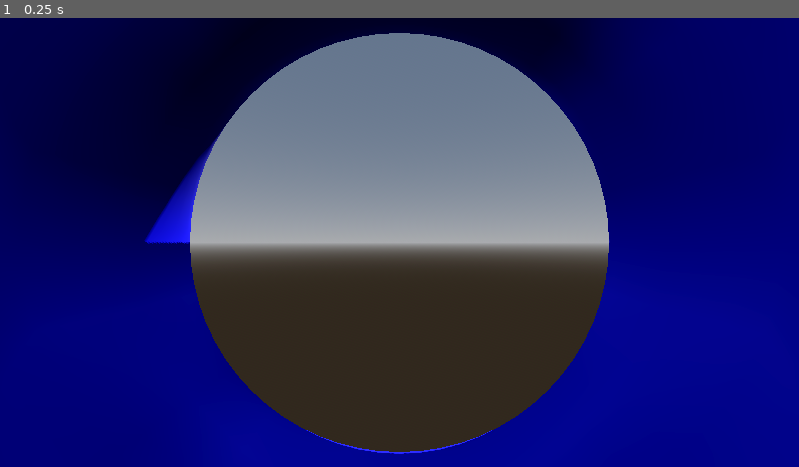
Above: before the commit, frame 1.
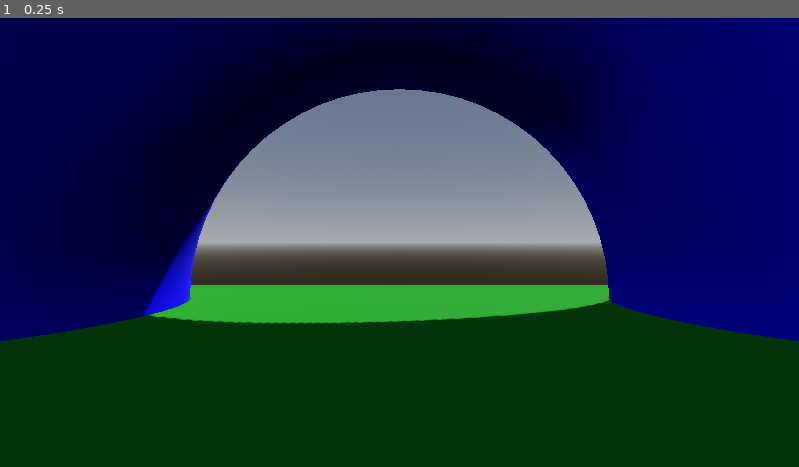
Above: after the commit, the same moment.

Repository: CCranney/flying-bicycle-sim
Game: Godot game, scene res://main.tscn
The game is run twice, just before and just after one commit, with the same random seed, the same clock (stepped at 60 frames per second) and the same inputs.
Inputs:
- Up to frame 1 (0.25 s): no input

The runs differ from the first frame. In frame 1, 51% of the frame differs, in the area x 0-100%, y 0-100%.

Commit message:
apple vision pro enabled, locomotion implemented

Diff:
--- a/main.tscn
+++ b/main.tscn
@@ -2,6 +2,7 @@
 
 [ext_resource type="PackedScene" uid="uid://uhmrkr05844h" path="res://player.tscn" id="1_0xm2m"]
 [ext_resource type="Script" uid="uid://6xcmq4r5fy6r" path="res://xr_interface_loading_script.gd" id="1_ig7tw"]
+[ext_resource type="Script" uid="uid://dr36r4bywb2uk" path="res://perpetual_floor_collision.gd" id="3_h2yge"]
 
 [sub_resource type="ProceduralSkyMaterial" id="ProceduralSkyMaterial_7dm0k"]
 sky_horizon_color = Color(0.66224277, 0.6717428, 0.6867428, 1)
@@ -30,9 +31,13 @@
 inner_radius = 5.0
 outer_radius = 10.0
 
+[sub_resource type="CylinderShape3D" id="CylinderShape3D_0xm2m"]
+height = 0.1
+
 [node name="Main" type="Node3D" unique_id=1460361595]
 
-[node name="Player" parent="." unique_id=469713499 instance=ExtResource("1_0xm2m")]
+[node name="XRInterfaceLoadingScript" type="Node" parent="." unique_id=160883176]
+script = ExtResource("1_ig7tw")
 
 [node name="WorldEnvironment" type="WorldEnvironment" parent="." unique_id=596101526]
 environment = SubResource("Environment_0xm2m")
@@ -41,12 +46,21 @@
 transform = Transform3D(-0.8660254, -0.43301278, 0.25, 0, 0.49999997, 0.86602545, -0.50000006, 0.75, -0.43301266, 0, 0, 0)
 shadow_enabled = true
 
-[node name="StartingPad" type="MeshInstance3D" parent="." unique_id=1062571703]
+[node name="Player" parent="." unique_id=469713499 instance=ExtResource("1_0xm2m")]
+
+[node name="StartingPlatform" type="Node3D" parent="." unique_id=1773688605]
+transform = Transform3D(1, 0, 0, 0, 1, 0, 0, 0, 1, 0, -1.5, 0)
+
+[node name="StartingPad" type="MeshInstance3D" parent="StartingPlatform" unique_id=1062571703]
 mesh = SubResource("PlaneMesh_ig7tw")
 
-[node name="MeshInstance3D" type="MeshInstance3D" parent="." unique_id=1210650520]
+[node name="EntranceGate" type="MeshInstance3D" parent="StartingPlatform" unique_id=1210650520]
 transform = Transform3D(1, 0, 0, 0, -4.371139e-08, -1, 0, 1, -4.371139e-08, 0, 0, -6.1809707)
 mesh = SubResource("TorusMesh_h2yge")
 
-[node name="XRInterfaceLoadingScript" type="Node" parent="." unique_id=160883176]
-script = ExtResource("1_ig7tw")
+[node name="PerpetualFloorCollision" type="StaticBody3D" parent="." unique_id=2116647359]
+transform = Transform3D(1, 0, 0, 0, 1, 0, 0, 0, 1, 0, -1.1, 0)
+script = ExtResource("3_h2yge")
+
+[node name="CollisionShape3D" type="CollisionShape3D" parent="PerpetualFloorCollision" unique_id=83348079]
+shape = SubResource("CylinderShape3D_0xm2m")
--- /dev/null
+++ b/perpetual_floor_collision.gd
@@ -0,0 +1,14 @@
+extends StaticBody3D
+
+var player_node: Node3D
+
+func _ready() -> void:
+	player_node = get_tree().get_first_node_in_group("player")
+
+func _process(_delta: float) -> void:
+	var current_pos = global_transform.origin
+	var player_pos = player_node.global_transform.origin
+
+	current_pos.x = player_pos.x
+	current_pos.z = player_pos.z
+	global_transform.origin = current_pos
--- /dev/null
+++ b/player.gd
@@ -0,0 +1,100 @@
+extends CharacterBody3D
+
+const TRACKER_NAME = "/vmc/body_tracker"
+
+@export_group("Bike Dynamics")
+@export var pedaling_threshold: float = 0.5
+@export var pedaling_multiplier: float = 40.0 # BUMPED UP significantly to give you power
+@export var max_speed: float = 35.0
+@export var decay: float = 12.0
+
+@export_group("Steering")
+@export var tilt_deadzone_degrees: float = 15.0 # How far the head must turn before the bike drifts
+@export var turn_speed: float = 2.0             # How fast the bike turns when drifting
+
+@onready var camera: XRCamera3D = $XROrigin3D/XRCamera3D
+@onready var xr_origin: XROrigin3D = $XROrigin3D
+
+var forward_speed: float = 0.0
+var last_left_knee_y: float = 0.0
+var last_right_knee_y: float = 0.0
+var has_initial_knee_pos: bool = false
+
+func _ready() -> void:
+	floor_snap_length = 2.0
+
+func _physics_process(delta: float) -> void:
+	# 1. Apply Gravity
+	if not is_on_floor():
+		velocity += get_gravity() * delta
+
+# 2. Pedaling Logic (Knee Tracking)
+	var tracker: XRBodyTracker = XRServer.get_tracker(TRACKER_NAME)
+
+	if tracker:
+		var left_flags = tracker.get_joint_flags(XRBodyTracker.JOINT_LEFT_LOWER_LEG)
+		var right_flags = tracker.get_joint_flags(XRBodyTracker.JOINT_RIGHT_LOWER_LEG)
+
+		var left_tracked = left_flags & XRBodyTracker.JOINT_FLAG_POSITION_TRACKED
+		var right_tracked = right_flags & XRBodyTracker.JOINT_FLAG_POSITION_TRACKED
+
+		if left_tracked and right_tracked:
+			var current_left_y = tracker.get_joint_transform(XRBodyTracker.JOINT_LEFT_LOWER_LEG).origin.y
+			var current_right_y = tracker.get_joint_transform(XRBodyTracker.JOINT_RIGHT_LOWER_LEG).origin.y
+
+			if has_initial_knee_pos:
+				var left_delta = abs(current_left_y - last_left_knee_y)
+				var right_delta = abs(current_right_y - last_right_knee_y)
+
+				# Effort = Speed of knees in meters per second
+				var pedal_effort = (left_delta + right_delta) / delta
+
+				# Temporary print just to see how fast your knees are actually moving!
+				print("DEBUG: Pedal Effort: ", pedal_effort)
+
+				if pedal_effort > pedaling_threshold:
+					# Apply acceleration
+					forward_speed += (pedal_effort * pedaling_multiplier * delta)
+					forward_speed = min(forward_speed, max_speed)
+
+			last_left_knee_y = current_left_y
+			last_right_knee_y = current_right_y
+			has_initial_knee_pos = true
+
+	# 3. Apply Friction / Decay
+	# By moving this down here with a smaller decay value, you will gradually coast to a stop
+	forward_speed = move_toward(forward_speed, 0.0, decay * delta)
+
+# 4. Steering Logic (Head Roll / Tilt)
+	if camera:
+		# Get the camera's local Z rotation (roll)
+		var head_roll = camera.transform.basis.get_euler().z
+		var deadzone_rad = deg_to_rad(tilt_deadzone_degrees)
+
+		# If the user tilts further left or right than the deadzone
+		if abs(head_roll) > deadzone_rad:
+			# Calculate how far past the deadzone they are leaning
+			var excess_roll = (abs(head_roll) - deadzone_rad) * sign(head_roll)
+
+			# Rotate the entire CharacterBody3D (steer the bike) based on the head tilt
+			# NOTE: If leaning left turns you right, simply change `excess_roll` to `-excess_roll` below!
+			rotate_y(excess_roll * turn_speed * delta)
+
+	# 5. Apply Movement Vectors
+	# Bike always moves "forward" relative to where the CharacterBody3D is currently facing
+	var forward_dir = -global_transform.basis.z
+
+	if is_on_floor():
+		forward_dir = forward_dir.slide(get_floor_normal()).normalized()
+	else:
+		forward_dir.y = 0
+		forward_dir = forward_dir.normalized()
+
+	velocity.x = forward_dir.x * forward_speed
+	velocity.z = forward_dir.z * forward_speed
+
+	# Stick to floor slightly to prevent bouncing on slopes
+	if is_on_floor():
+		velocity += -get_floor_normal() * 2.0 * delta
+
+	move_and_slide()
--- a/player.tscn
+++ b/player.tscn
@@ -1,10 +1,23 @@
 [gd_scene format=3 uid="uid://uhmrkr05844h"]
 
 [ext_resource type="Script" uid="uid://c1gpo0cjbl7x" path="res://vmc_trackers.gd" id="1_4flbx"]
+[ext_resource type="Script" uid="uid://s1r6bng5w7ep" path="res://player.gd" id="1_onrkg"]
 
-[node name="Player" type="XROrigin3D" unique_id=469713499]
+[sub_resource type="CapsuleShape3D" id="CapsuleShape3D_4flbx"]
 
-[node name="XRCamera3D" type="XRCamera3D" parent="." unique_id=1268876098]
+[node name="Player" type="CharacterBody3D" unique_id=1606035188 groups=["player"]]
+script = ExtResource("1_onrkg")
 
-[node name="VMCTrackers" type="Node3D" parent="." unique_id=377016032]
+[node name="XROrigin3D" type="XROrigin3D" parent="." unique_id=469713499]
+
+[node name="XRCamera3D" type="XRCamera3D" parent="XROrigin3D" unique_id=1268876098]
+near = 0.1
+
+[node name="VMCTrackers" type="Node3D" parent="XROrigin3D" unique_id=377016032]
 script = ExtResource("1_4flbx")
+sphere_radius = null
+sphere_color = null
+chest_offset = null
+
+[node name="CollisionShape3D" type="CollisionShape3D" parent="." unique_id=564075355]
+shape = SubResource("CapsuleShape3D_4flbx")
--- a/vmc_trackers.gd
+++ b/vmc_trackers.gd
@@ -1,34 +1,32 @@
 extends Node3D
 
-# The name of the tracker defined in your Project Settings/VMC Plugin
 const TRACKER_NAME = "/vmc/body_tracker"
 
-# Configuration for the visual spheres
+@export_group("Tracker Visuals")
 @export var sphere_radius: float = 0.05
 @export var sphere_color: Color = Color(0.0, 1.0, 0.0) # Green
 
-# Dictionary to store our sphere instances, keyed by Joint ID
+@export_group("Anchoring")
+@export var camera: XRCamera3D                            # Drag your XRCamera3D into this slot in the Inspector!
+@export var chest_offset: Vector3 = Vector3(0, -0.3, 0)   # 0.3 meters is roughly 1 foot straight down
+
 var _joint_spheres: Dictionary = {}
 
-# The specific joints you possess (Hip, Chest, Knees, Ankles)
-# We map the XRBodyTracker standard constants to readable names
 var _target_joints = {
 	XRBodyTracker.JOINT_HIPS: "Hip",
 	XRBodyTracker.JOINT_CHEST: "Chest",
-	XRBodyTracker.JOINT_LEFT_LOWER_LEG: "Left Knee",   # The joint at the knee moves the lower leg
+	XRBodyTracker.JOINT_LEFT_LOWER_LEG: "Left Knee",
 	XRBodyTracker.JOINT_RIGHT_LOWER_LEG: "Right Knee",
-	XRBodyTracker.JOINT_LEFT_FOOT: "Left Ankle",       # The joint at the ankle moves the foot
+	XRBodyTracker.JOINT_LEFT_FOOT: "Left Ankle",
 	XRBodyTracker.JOINT_RIGHT_FOOT: "Right Ankle"
 }
 
 func _ready():
-	# Create a standard material for the spheres
 	var material = StandardMaterial3D.new()
 	material.albedo_color = sphere_color
 	material.emission_enabled = true
 	material.emission = sphere_color
 
-	# Create a sphere for each target joint
 	for joint_id in _target_joints:
 		var sphere_mesh = SphereMesh.new()
 		sphere_mesh.radius = sphere_radius
@@ -37,27 +35,31 @@
 
 		var instance = MeshInstance3D.new()
 		instance.mesh = sphere_mesh
-		instance.name = _target_joints[joint_id] # Name it "Left Knee", etc. in the scene tree
+		instance.name = _target_joints[joint_id]
 
 		add_child(instance)
 		_joint_spheres[joint_id] = instance
 
 func _process(_delta):
-	# 1. Get the tracker interface from the XRServer
 	var tracker: XRBodyTracker = XRServer.get_tracker(TRACKER_NAME)
+	if not tracker: return
 
-	# If the tracker isn't found (no data received yet), do nothing
-	if not tracker:
-		return
+	# 1. Update the local positions of the joints
+	for joint_id in _target_joints:
+		if tracker.get_joint_flags(joint_id) & XRBodyTracker.JOINT_FLAG_POSITION_TRACKED:
+			# We use local 'transform' instead of 'global_transform' here!
+			# This ensures the VMC skeleton proportions remain intact relative to each other.
+			_joint_spheres[joint_id].transform = tracker.get_joint_transform(joint_id)
 
-	# 2. Loop through our specific joints and update their positions
-	for joint_id in _target_joints:
-		# Check if this specific joint has valid data
-		if tracker.get_joint_flags(joint_id) & XRBodyTracker.JOINT_FLAG_POSITION_TRACKED:
-			# Get the transform (Position + Rotation)
-			var tracker_transform: Transform3D = tracker.get_joint_transform(joint_id)
+	# 2. Anchor the whole skeleton to the head
+	if camera and _joint_spheres.has(XRBodyTracker.JOINT_CHEST):
+		var chest_sphere = _joint_spheres[XRBodyTracker.JOINT_CHEST]
 
-			# Apply to our sphere
-			# Note: We apply this as a global transform to ensure it matches the raw data
-			# regardless of where this script node is located in the scene.
-			_joint_spheres[joint_id].global_transform = tracker_transform
+		var camera_yaw = camera.global_transform.basis.get_euler().y
+		global_rotation.y = camera_yaw
+
+		# Calculate exactly where the chest SHOULD be in the world
+		var target_chest_pos = camera.global_position + chest_offset
+
+		# Shift THIS entire Node3D (which holds all the spheres) by the difference
+		global_position += (target_chest_pos - chest_sphere.global_position)
--- a/xr_interface_loading_script.gd
+++ b/xr_interface_loading_script.gd
@@ -1,12 +1,24 @@
 extends Node
 
+var xr_interface: XRInterface
+
 func _ready():
-	var interface = XRServer.find_interface("OpenXR")
-	if interface and interface.initialize():
-		print("OpenXR initialized")
+	xr_interface = XRServer.find_interface("OpenXR")
+	if xr_interface and xr_interface.initialize():
+		print("OpenXR initialized successfully.")
 		DisplayServer.window_set_vsync_mode(DisplayServer.VSYNC_DISABLED)
-		var vp = get_viewport()
-		vp.use_xr = true
-		vp.vrs_mode = Viewport.VRS_XR
-	else:
-		print("OpenXR not initialized")
+		_setup_vr_viewport()
+		return
+
+	xr_interface = XRServer.find_interface("visionOS")
+	if xr_interface and xr_interface.initialize():
+		print("visionOS initialized successfully.")
+		_setup_vr_viewport()
+		return
+
+	printerr("Failed to initialize any XR interface. Running in standard 2D mode.")
+
+func _setup_vr_viewport():
+	var vp : Viewport = get_viewport()
+	vp.use_xr = true
+	vp.vrs_mode = Viewport.VRS_XR
Not shown, changed: export_presets.cfg
